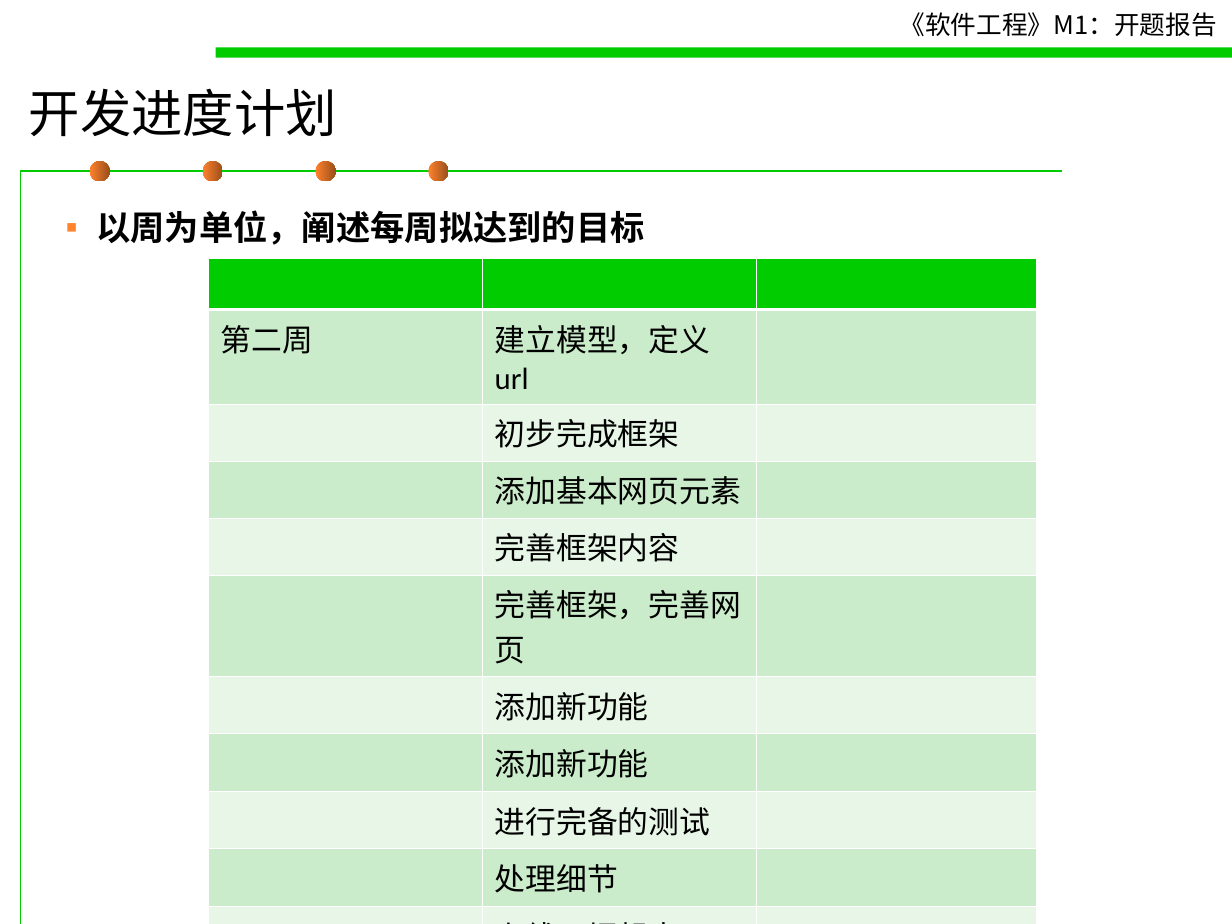
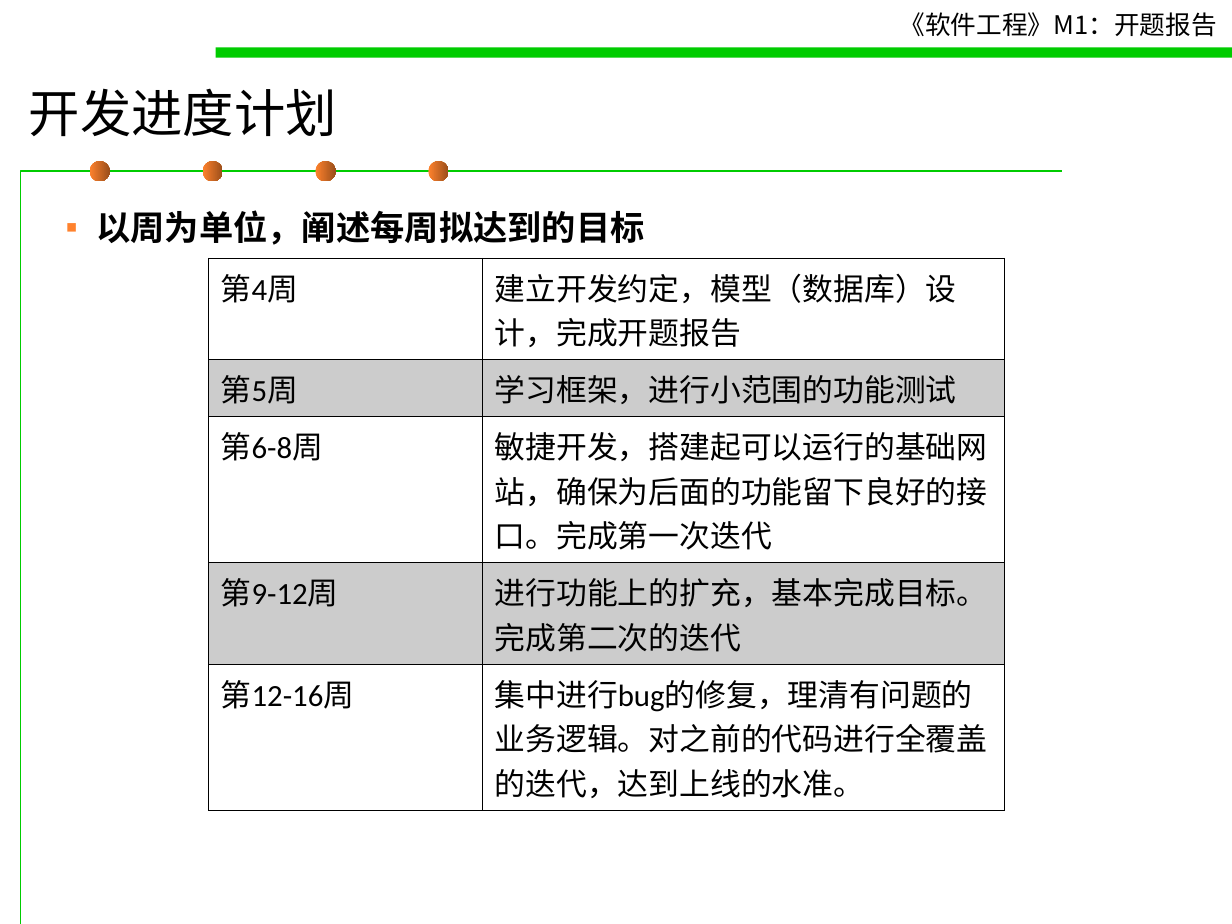
Before and after one commit to October-66/Traveler-Pal, a slide deck: slide 9 of doc/M1 - 开题报告.ppt. Drawn at 1232x924 pixels with LibreOffice and Linux fonts; fonts in the diff are those of the drawing. Boxes give left, top, right and bottom in pixels: in the first picture for what was removed or moved away, otherwise in the second. Text is boxed around its words. In the diff, an @@ line names an element or a change of style, - is before the commit and + after.

Commit message:
Update doc/ppt

```diff
--- a/doc/M1 - 开题报告.ppt
+++ b/doc/M1 - 开题报告.ppt
@@ table removed at <box>208,259,1035,924</box>, 11 rows, 3 columns @@
- |  | 
-第二周 | 建立模型，定义url | 
- | 初步完成框架 | 
- | 添加基本网页元素 | 
- | 完善框架内容 | 
- | 完善框架，完善网页 | 
- | 添加新功能 | 
- | 添加新功能 | 
- | 进行完备的测试 | 
- | 处理细节 | 
- | 上线，埋起来 | 
@@ table added at <box>208,259,1003,802</box>, 5 rows, 2 columns @@
+第4周 | 建立开发约定，模型（数据库）设计，完成开题报告
+第5周 | 学习框架，进行小范围的功能测试
+第6-8周 | 敏捷开发，搭建起可以运行的基础网站，确保为后面的功能留下良好的接口。完成第一次迭代
+第9-12周 | 进行功能上的扩充，基本完成目标。完成第二次的迭代
+第12-16周 | 集中进行bug的修复，理清有问题的业务逻辑。对之前的代码进行全覆盖的迭代，达到上线的水准。
```
Also in this commit, not shown: 4 other slides changed, 1 slide added, 1 slide removed.
